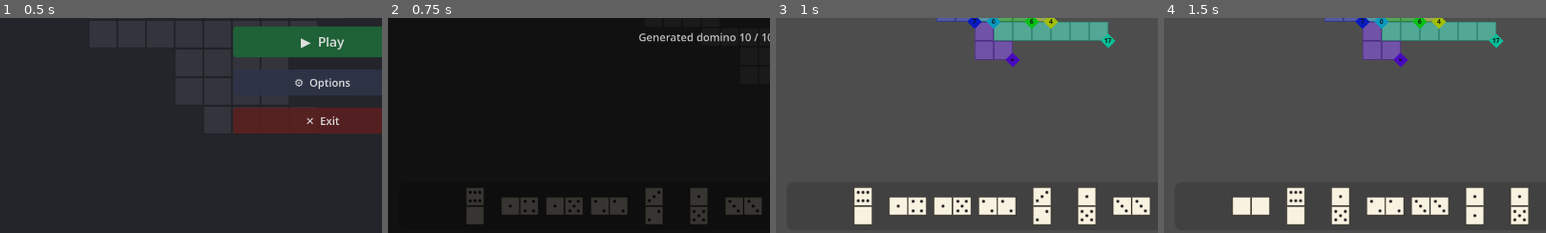
Above: before the commit, frames 1-4 (left to right).
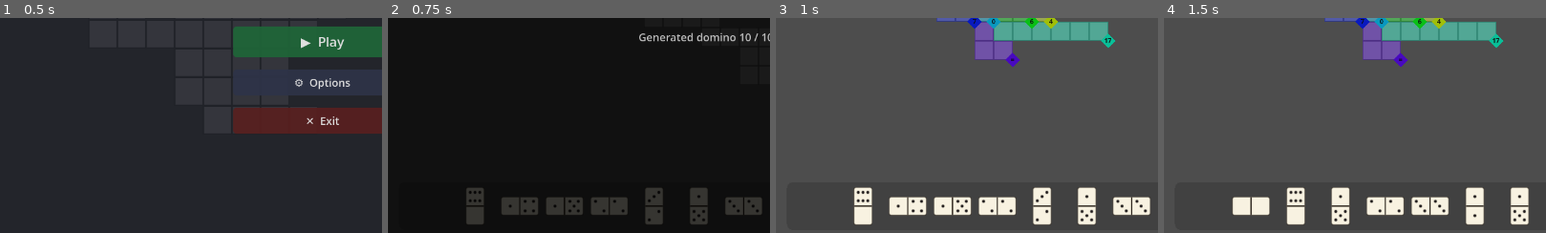
Above: after the commit, the same moments.

Repository: Javen-W/Ritz
Game: Godot game, scene res://main_menu.tscn
The game is run twice, just before and just after one commit, with the same random seed, the same clock (stepped at 60 frames per second) and the same inputs.
Inputs:
- Up to frame 1 (0.5 s): no input
- Up to frame 2 (0.75 s): click "▶ Play" at 0.5 s
- Up to frame 3 (1 s): no input
- Up to frame 4 (1.5 s): click "⇄ Shuffle" at 1.25 s
The pictures show only the part of the screen within x 8-58%, y 50-100%; the shares and areas given below are measured in that part.

Frame 1 is identical in both runs. In frame 3, 0.5% of the frame differs, in the area x 20-98%, y 78-96%; in frame 4, 0.4%.

Commit message:
adjust domino shader params

Diff:
--- a/domino.gdshader
+++ b/domino.gdshader
@@ -11,10 +11,10 @@
 uniform bool highlighted = false;
 
 const float DOT_RADIUS = 0.075;
-const float BORDER_THICKNESS   = 0.045;   // inset from outer edge
+const float BORDER_THICKNESS   = 0.035;   // inset from outer edge
 const float DIVIDER_HALF_WIDTH = 0.028;   // half-width of centre divider
 const vec4 BG_COLOR           = vec4(0.97, 0.95, 0.88, 1.0);  // ivory
-const vec4 BG_HIGHLIGHT_COLOR = vec4(1.00, 0.88, 0.25, 1.0);  // golden
+const vec4 BG_HIGHLIGHT_COLOR = vec4(1.00, 1.00, 1.00, 0.00);  // golden
 const vec4 DOT_COLOR          = vec4(0.12, 0.10, 0.10, 1.0);  // near-black
 const vec4 BORDER_COLOR       = vec4(0.18, 0.15, 0.12, 1.0);  // dark brown
 const vec4 DIVIDER_COLOR      = vec4(0.18, 0.15, 0.12, 1.0);  // same as border
--- a/domino.tscn
+++ b/domino.tscn
@@ -8,7 +8,7 @@
 shader = ExtResource("2_b7val")
 shader_parameter/dots1_value = 6
 shader_parameter/dots2_value = 6
-shader_parameter/corner_radius = 0.08
+shader_parameter/corner_radius = 0.150000007125
 shader_parameter/highlighted = false
 
 [sub_resource type="QuadMesh" id="QuadMesh_o246h"]
